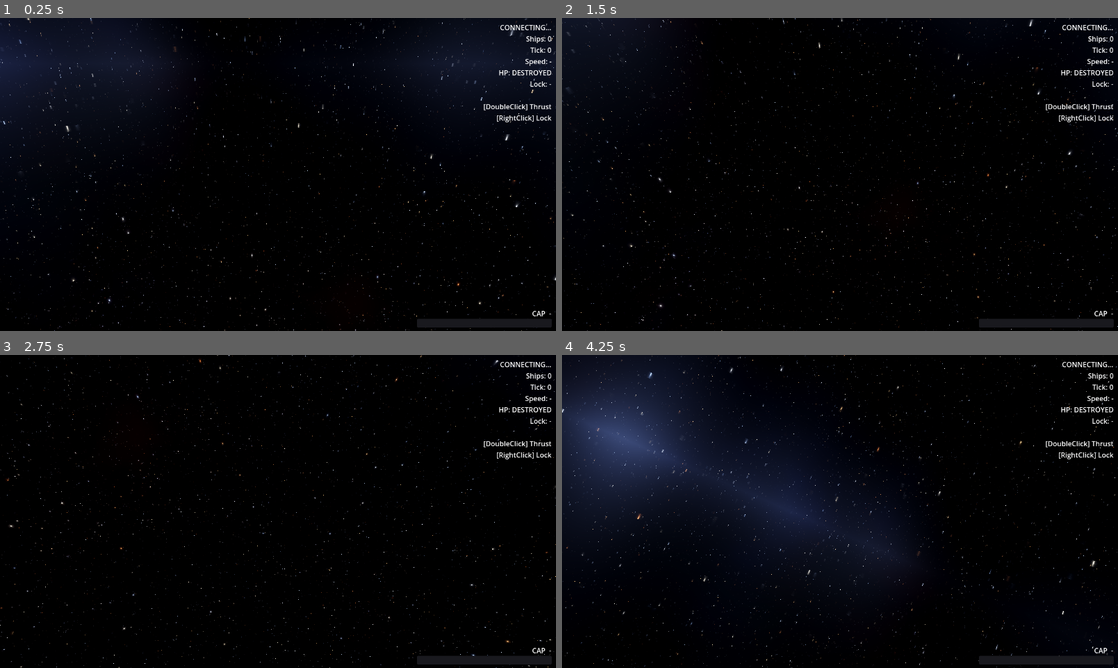
Above: before the commit, frames 1-4 (two rows, left to right).
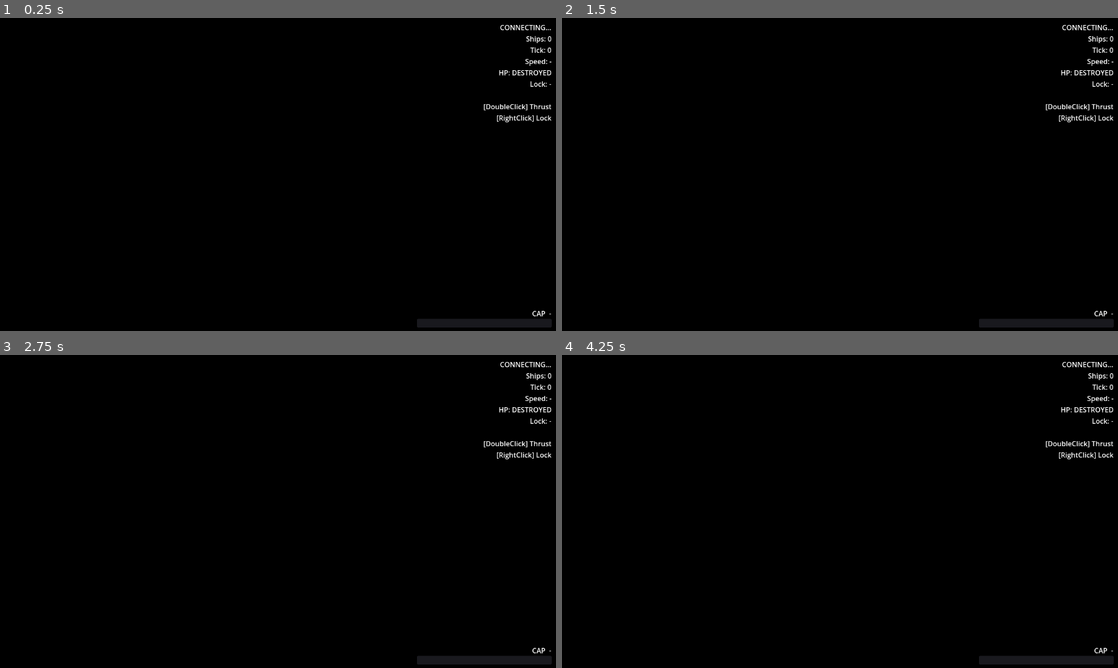
Above: after the commit, the same moments.

Repository: naoki-cpp/Dawn
Game: Godot game, scene res://scenes/main.tscn
The game is run twice, just before and just after one commit, with the same random seed, the same clock (stepped at 60 frames per second) and the same inputs.
Inputs (mouse positions are in pixels of both pictures, inside the frame that each line leads up to):
- Up to frame 1 (0.25 s): no input
- Up to frame 2 (1.5 s): tap Enter at 0.5 s; move the mouse to (962, 158) at 0.52 s; click (962, 158) at 0.67 s; drag from (728, 190) to (812, 237) at 1.27 s
- Up to frame 3 (2.75 s): move the mouse to (333, 442) at 2.02 s; click (333, 442) at 2.17 s
- Up to frame 4 (4.25 s): drag from (812, 574) to (673, 464) at 2.77 s; move the mouse to (1006, 558) at 3.52 s; click (1006, 558) at 3.67 s

The runs differ from the first frame. In frame 1, 15% of the frame differs, in the area x 0-100%, y 0-100%; in frame 2, 2.9%; in frame 3, 0.9%; in frame 4, 26%.

Commit message:
fix(godot): eliminate vertical column artifacts in star field
Root cause: stars were placed on a 3D grid in direction-vector space.
As the view direction sweeps horizontally, many angles map to the same
3D cell column, producing visible vertical streaks.

Fix: convert the view direction to equirectangular (spherical UV)
coordinates (longitude via atan, latitude via asin) and place stars
on a 2D angular grid. Cell size is now uniform in angular space.

Also add hash1_2d() for 2D cell hashing and define PI / TAU constants.

Co-Authored-By: Claude Sonnet 4.6 <noreply@anthropic.com>

Diff:
--- a/client/shaders/space_sky.gdshader
+++ b/client/shaders/space_sky.gdshader
@@ -30,12 +30,23 @@
 /// Deep-space ambient (keep very dark).
 uniform vec3  ambient_color     : source_color             = vec3(0.004, 0.003, 0.010);
 
+// ── Constants ─────────────────────────────────────────────────────────────────
+
+const float PI  = 3.14159265358979;
+const float TAU = 6.28318530717959;
+
 // ── Hash / Noise ──────────────────────────────────────────────────────────────
 
 float hash1(vec3 p) {
 	p  = fract(p * vec3(443.8975, 397.2973, 491.1871));
 	p += dot(p.zxy, p.yxz + 19.19);
 	return fract(p.x * p.y * p.z);
+}
+
+float hash1_2d(vec2 p) {
+	p  = fract(p * vec2(443.8975, 397.2973));
+	p += dot(p.yx, p.xy + 19.19);
+	return fract(p.x * p.y);
 }
 
 /// Smooth trilinear-interpolated 3-D noise in [0, 1].
@@ -115,19 +126,26 @@
 	float mw_var = snoise(dir * 5.0 + vec3(5.0, 0.0, 0.0)) * 0.5 + 0.5;
 	col += milkyway_color * band * (0.6 + 0.8 * mw_var);
 
-	// ── Stars — 6 layers from near to far ───────────────────────────────
+	// ── Stars — 6 layers in equirectangular (spherical UV) space ───────────
 	//
-	// Closer layers → larger cell scale → fewer but individually
-	// larger / brighter stars.  Farther layers → denser but dimmer.
+	// Stars are placed on a 2D grid in (longitude, latitude) space so
+	// cells are uniform in angular size — no vertical column artifacts.
+	//
+	// eq.x = longitude  atan(z,x) / TAU     ∈ [-0.5, 0.5]
+	// eq.y = latitude   asin(y)   / PI      ∈ [-0.5, 0.5]
+
+	float eq_u = atan(dir.z, dir.x) / TAU;
+	float eq_v = asin(clamp(dir.y, -1.0, 1.0)) / PI;
+	vec2  eq   = vec2(eq_u, eq_v);
+
 	float scales[6];
-	scales[0] =  60.0;
-	scales[1] = 110.0;
-	scales[2] = 190.0;
-	scales[3] = 300.0;
-	scales[4] = 440.0;
-	scales[5] = 620.0;
-
-	// Each successive layer has a lower effective threshold (more stars).
+	scales[0] =  80.0;
+	scales[1] = 150.0;
+	scales[2] = 260.0;
+	scales[3] = 400.0;
+	scales[4] = 580.0;
+	scales[5] = 800.0;
+
 	float thresh_offset[6];
 	thresh_offset[0] =  0.000;
 	thresh_offset[1] = -0.010;
@@ -137,46 +155,43 @@
 	thresh_offset[5] = -0.032;
 
 	for (int i = 0; i < 6; i++) {
-		vec3  p   = dir * scales[i];
-		vec3  pi  = floor(p);
-		vec3  pf  = fract(p);
-		float h   = hash1(pi);
+		vec2  p   = eq * scales[i];
+		vec2  pi  = floor(p);
+		vec2  pf  = fract(p);
+		// Use layer index as z so different layers never share hash.
+		float h   = hash1_2d(pi + vec2(float(i) * 137.1, float(i) * 251.3));
 		float thr = star_threshold + thresh_offset[i];
 
 		if (h > thr) {
-			float t   = (h - thr) / (1.0 - thr);        // 0 → 1 within bright range
+			float t   = (h - thr) / (1.0 - thr);
 			float bri = pow(t, 1.4) * star_brightness;
-			bri      *= 1.0 - float(i) * 0.11;           // farther = dimmer
-
-			vec2  offset = pf.xz - 0.5;
+			bri      *= 1.0 - float(i) * 0.11;   // farther = dimmer
+
+			vec2  offset = pf - 0.5;
 			float d      = length(offset);
 			float glow   = exp(-d * 34.0) * bri;
 
-			// Color temperature: O/B blue-white → F/G yellow-white → M red-orange
-			float temp     = hash1(pi + vec3(7.3, 2.1, 4.8));
+			// Color temperature from a second independent hash.
+			float temp = hash1_2d(pi + vec2(7.3 + float(i), 2.1));
 			vec3  star_col;
 			if (temp < 0.50) {
-				// Hot: blue-white to white
 				star_col = mix(vec3(0.60, 0.75, 1.00), vec3(0.95, 0.97, 1.00), temp * 2.0);
 			} else if (temp < 0.80) {
-				// Medium: white to yellow-white
 				star_col = mix(vec3(0.95, 0.97, 1.00), vec3(1.00, 0.92, 0.72), (temp - 0.50) / 0.30);
 			} else {
-				// Cool: yellow-orange to red-orange (giants)
 				star_col = mix(vec3(1.00, 0.85, 0.55), vec3(1.00, 0.48, 0.22), (temp - 0.80) / 0.20);
 			}
 
 			col += glow * star_col;
 
-			// Brightest stars: soft bloom halo + 4-point diffraction spikes.
+			// Brightest stars: bloom halo + 4-point diffraction spikes.
 			if (t > 0.72 && i < 4) {
 				float bloom   = exp(-d * 9.0) * bri * 0.22;
 				col          += star_col * bloom;
 
-				// Diffraction spikes along the cell-space x and z axes.
 				float spike_x = exp(-abs(offset.x) * 90.0) * exp(-abs(offset.y) *  5.0);
-				float spike_z = exp(-abs(offset.y) * 90.0) * exp(-abs(offset.x) *  5.0);
-				col          += star_col * (spike_x + spike_z) * bri * 0.09;
+				float spike_y = exp(-abs(offset.y) * 90.0) * exp(-abs(offset.x) *  5.0);
+				col          += star_col * (spike_x + spike_y) * bri * 0.09;
 			}
 		}
 	}
